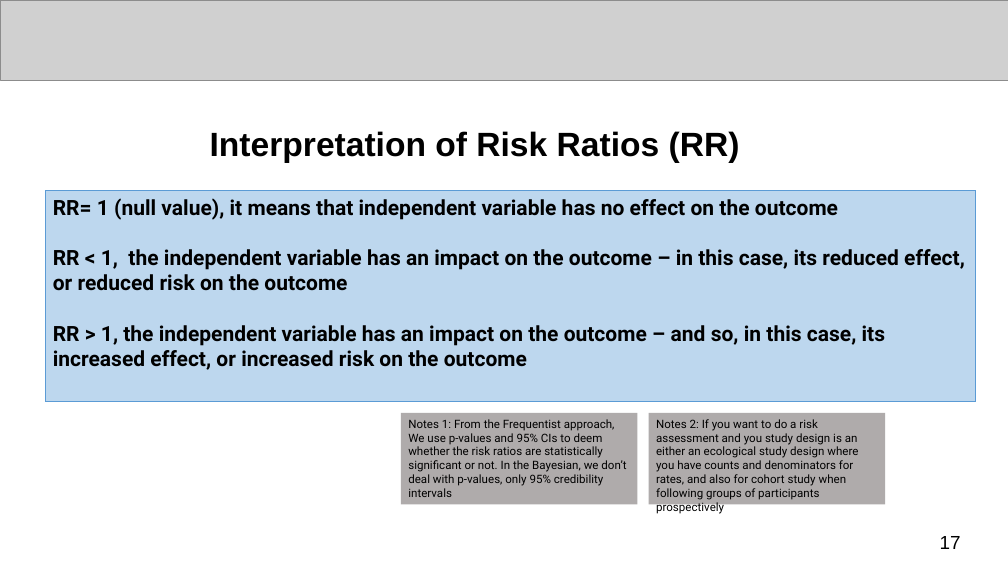
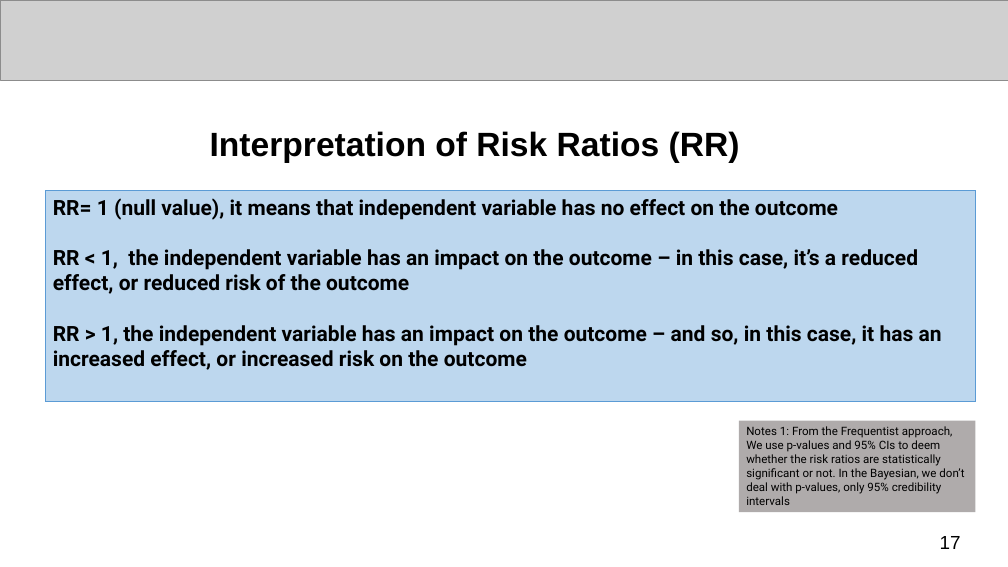
Before and after one commit to UCLPG-MSC-SGDS/GEOG0125, a slide deck: slide 17 of Lecture_notes_ppt/GEOG0125 Week 2 Lecture - Bayesian GLMs.pptx. Drawn at 1008x567 pixels with LibreOffice and Linux fonts; fonts in the diff are those of the drawing; grey boxes stand for pictures. Boxes give left, top, right and bottom in pixels: in the first picture for what was removed or moved away, otherwise in the second. Text is boxed around its words. In the diff, an @@ line names an element or a change of style, - is before the commit and + after.

```diff
--- a/Lecture_notes_ppt/GEOG0125 Week 2 Lecture - Bayesian GLMs.pptx
+++ b/Lecture_notes_ppt/GEOG0125 Week 2 Lecture - Bayesian GLMs.pptx
@@ text in rectangle at box(53, 249, 942, 370): text changed @@
-RR < 1, the independent variable has an impact on the outcome – in this case, its reduced effect, or reduced risk on the outcome
-RR > 1, the independent variable has an impact on the outcome – and so, in this case, its increased effect, or increased risk on the outcome
+RR < 1, the independent variable has an impact on the outcome – in this case, it’s a reduced effect, or reduced risk of the outcome
+RR > 1, the independent variable has an impact on the outcome – and so, in this case, it has an increased effect, or increased risk on the outcome
@@ rectangle removed at box(649, 413, 885, 504) @@
-Notes 2: If you want to do a risk assessment and you study design is an either an ecological study design where you have counts and denominators for rates, and also for cohort study when following groups of participants prospectively
@@ rectangle "Notes 1: From the Frequentist ...": place and size @@
-rectangle "Notes 1: From the Frequentist ..." at box(401, 413, 637, 504)
+rectangle "Notes 1: From the Frequentist ..." at box(739, 420, 975, 512)
```
Also in this commit, not shown: 16 other slides changed, 1 slide added, 7 other files.
